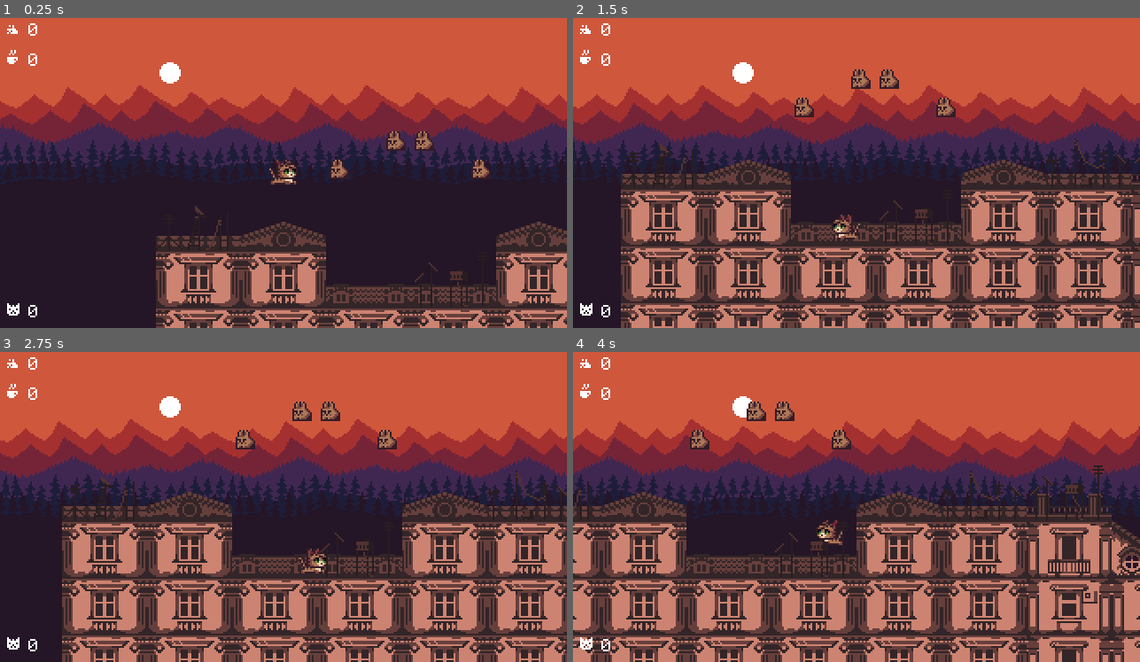
Above: before the commit, frames 1-4 (two rows, left to right).
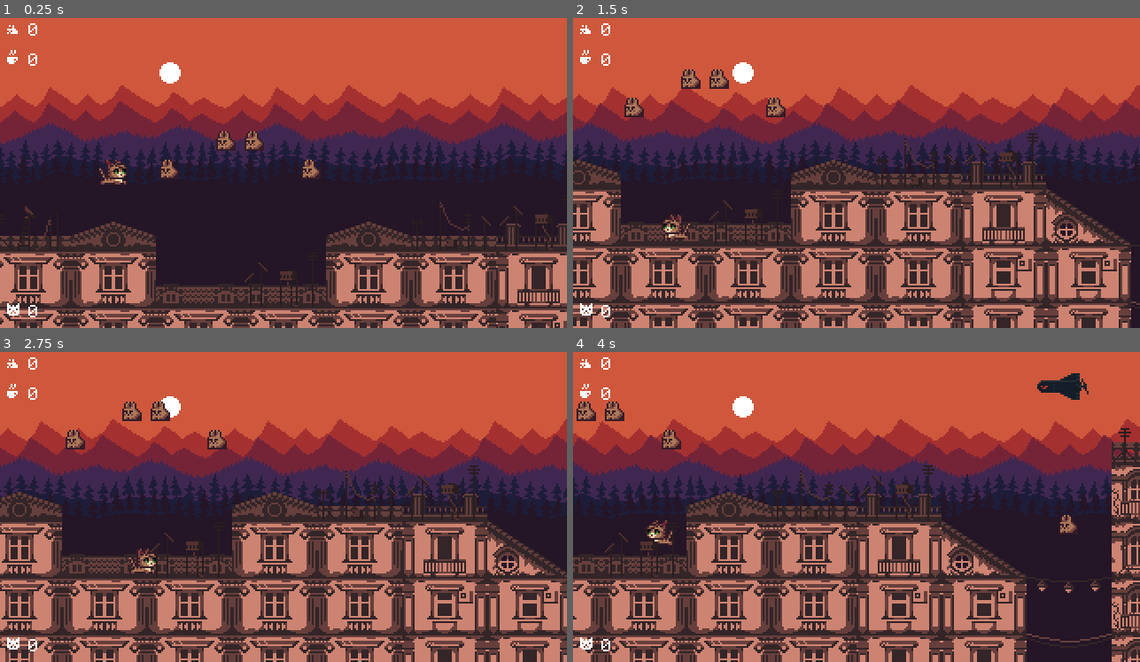
Above: after the commit, the same moments.

Repository: darkgraycat/marcy-runner-gd
Game: Godot game, scene res://scenes/main/main.tscn
The game is run twice, just before and just after one commit, with the same random seed, the same clock (stepped at 60 frames per second) and the same inputs.
Inputs:
- Up to frame 1 (0.25 s): no input
- Up to frame 2 (1.5 s): hold W (move_right) 0.53-1.28 s; tap Space (jump) at 0.77 s; hold Q (move_left) from 1.28 s (still down)
- Up to frame 3 (2.75 s): tap Space (jump) at 1.52 s; release Q (move_left) at 2.03 s; hold W (move_right) from 2.03 s (still down)
- Up to frame 4 (4 s): tap Space (jump) at 3.02, 3.77 s; release W (move_right) at 3.53 s; hold Q (move_left) from 3.53 s (still down)

The runs differ from the first frame. In frame 1, 27% of the frame differs, in the area x 0-100%, y 21-100%; in frame 2, 30%; in frame 3, 30%; in frame 4, 33%, in the area x 0-100%, y 6-100%.

Commit message:
: done for now

Diff:
--- a/scenes/entities/enemy/enemy.drone.tscn
+++ b/scenes/entities/enemy/enemy.drone.tscn
@@ -81,8 +81,7 @@
 [node name="Movement" type="Node" parent="."]
 script = ExtResource("3_y7108")
 direction = Vector2(-1, 0)
-maximum_speed = 500.0
-acceleration = 0.1
+acceleration = 0.3
 metadata/_custom_type_script = "uid://u61t4c5hvvtx"
 
 [node name="Sprite2D" type="Sprite2D" parent="."]
--- a/scenes/entities/level/level.tscn
+++ b/scenes/entities/level/level.tscn
@@ -174,6 +174,7 @@
 position = Vector2(72, 48)
 
 [node name="Camera2D" type="Camera2D" parent="Player"]
+offset = Vector2(96, 0)
 limit_bottom = 180
 limit_smoothed = true
 position_smoothing_enabled = true
